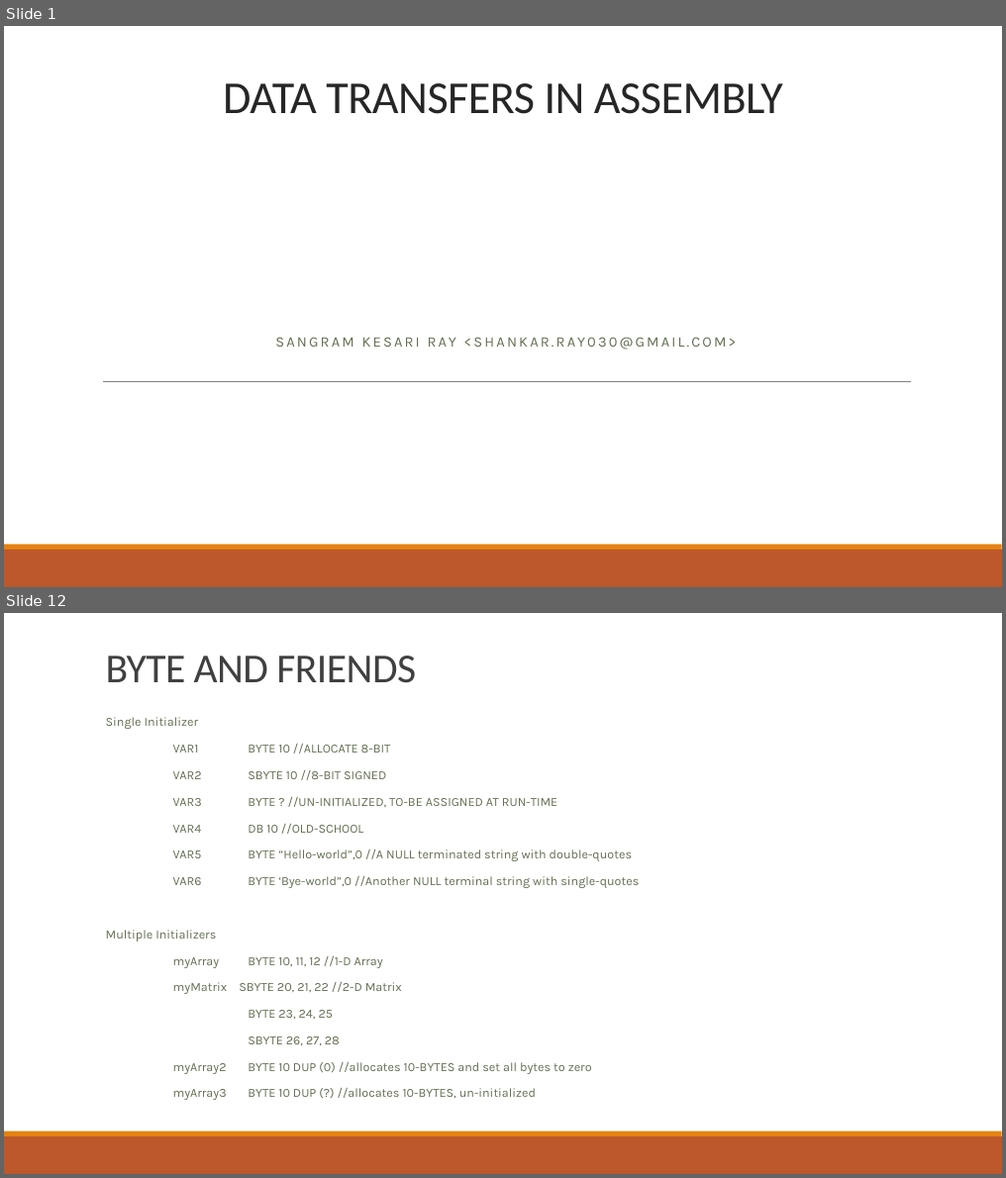
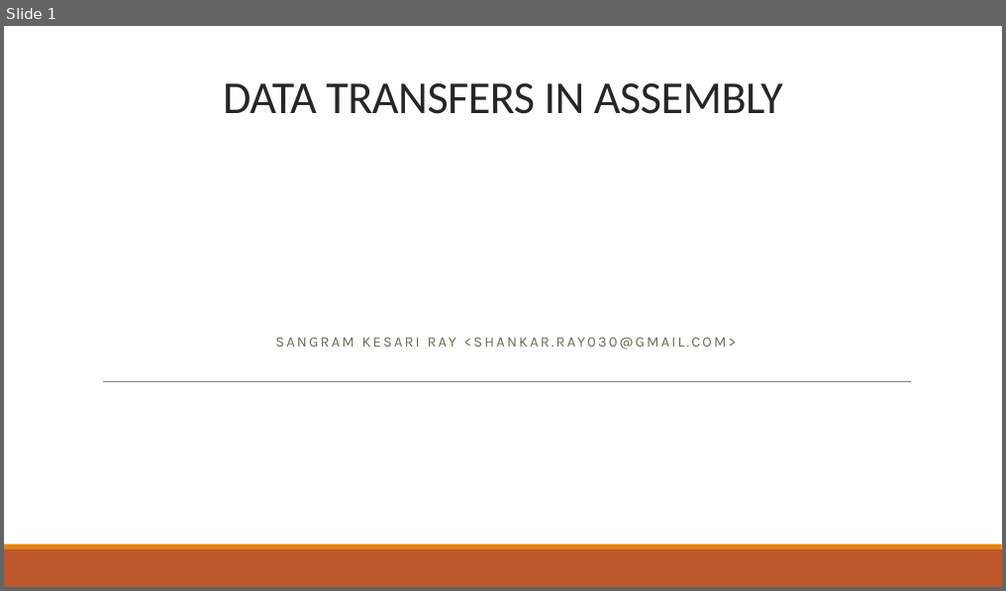
Before and after one commit to b1nch3f/Assembly-Language-Tutorials-for-Windows, a slide deck: 04 Data Transfers/Data Transfers.pptx. Shown one above the other, each under a label of ours: slides 1 and 12 before the commit, slide 1 after it; the slides between them are not shown. The pictures are 1006x1178 and 1006x591 pixels, drawn with LibreOffice and Linux fonts; fonts in the diff are those of the drawing. Boxes give left, top, right and bottom in pixels: in the first picture for what was removed or moved away, otherwise in the second. Text is boxed around its words. In the diff, an @@ line names an element or a change of style, - is before the commit and + after.

```diff
--- a/04 Data Transfers/Data Transfers.pptx
+++ b/04 Data Transfers/Data Transfers.pptx
@@ slide 12 removed at (x1=4, y1=613, x2=1002, y2=1174), background #FFFFFF; not listed: 2 template elements that a slide beside it also shows @@
@@ title removed at (x1=106, y1=656, x2=416, y2=683) @@
-BYTE AND FRIENDS
@@ subtitle removed at (x1=106, y1=717, x2=639, y2=1100) @@
-  Single Initializer
-  VAR1 BYTE 10 //ALLOCATE 8-BIT
-  VAR2 SBYTE 10 //8-BIT SIGNED
-  VAR3 BYTE ? //UN-INITIALIZED, TO-BE ASSIGNED AT RUN-TIME
-  VAR4 DB 10 //OLD-SCHOOL
-  VAR5 BYTE “Hello-world”,0 //A NULL terminated string with double-quotes
-  VAR6 BYTE ‘Bye-world”,0 //Another NULL terminal string with single-quotes
-  Multiple Initializers
-  myArray BYTE 10, 11, 12 //1-D Array
-  myMatrix SBYTE 20, 21, 22 //2-D Matrix
-  BYTE 23, 24, 25
-  SBYTE 26, 27, 28
-  myArray2 BYTE 10 DUP (0) //allocates 10-BYTES and set all bytes to zero
-  myArray3 BYTE 10 DUP (?) //allocates 10-BYTES, un-initialized
```
Also in this commit, not shown: 7 slides added, 18 other slides removed, 16 other files.
